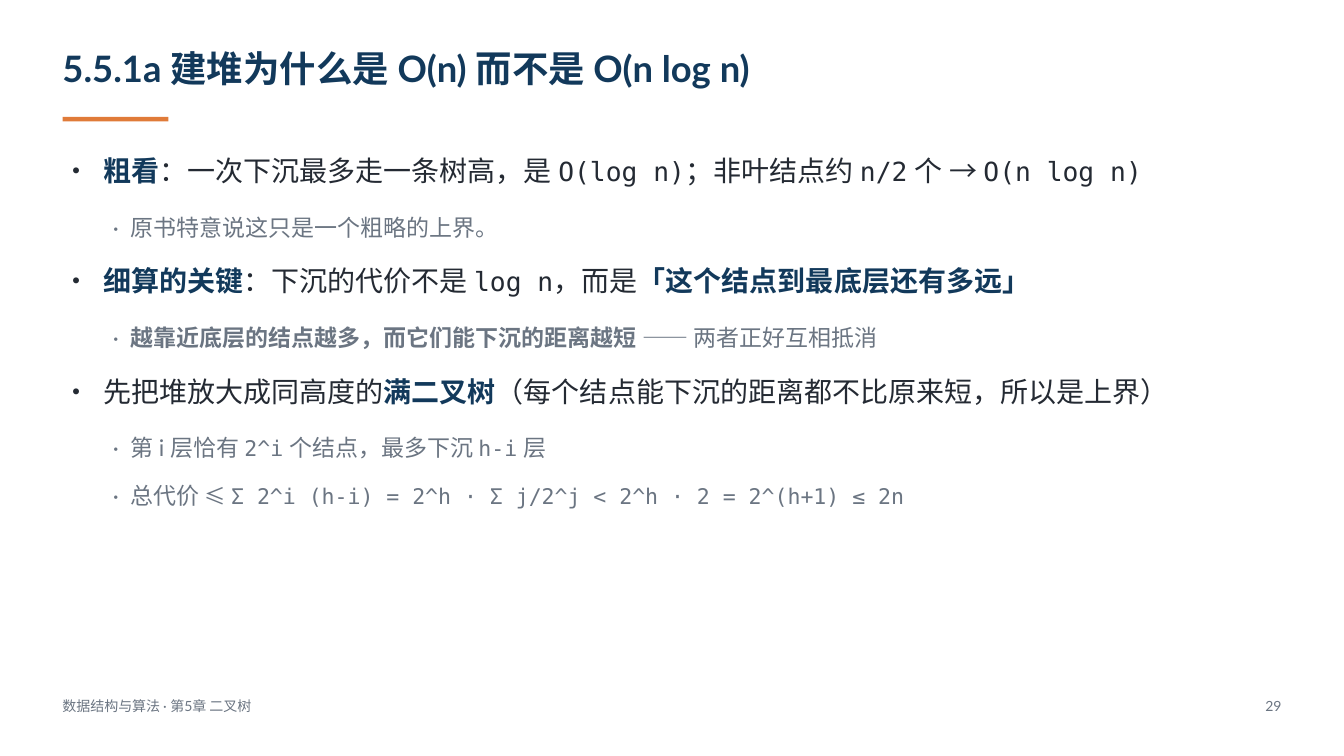
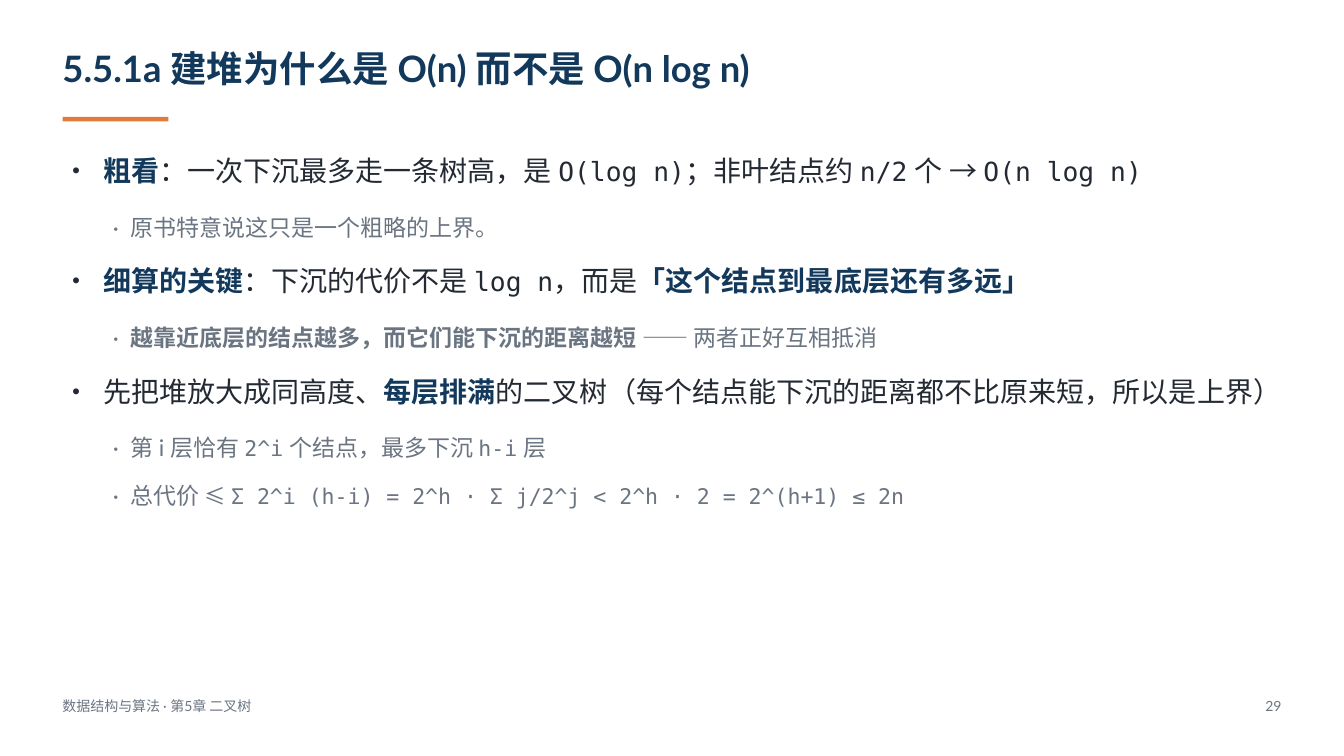
Before and after one commit to GMyhf/dsa-modernization, a slide deck: slide 29 of courseware/DSA_CH05_Binary_Tree.pptx. Drawn at 1344x756 pixels with LibreOffice and Linux fonts; fonts in the diff are those of the drawing. Boxes give left, top, right and bottom in pixels: in the first picture for what was removed or moved away, otherwise in the second. Text is boxed around its words. In the diff, an @@ line names an element or a change of style, - is before the commit and + after.

```diff
--- a/courseware/DSA_CH05_Binary_Tree.pptx
+++ b/courseware/DSA_CH05_Binary_Tree.pptx
@@ text at (103, 378, 1281, 405): text changed @@
-• 先把堆放大成同高度的满二叉树（每个结点能下沉的距离都不比原来短，所以是上界）
+• 先把堆放大成同高度、每层排满的二叉树（每个结点能下沉的距离都不比原来短，所以是上界）
```
Also in this commit, not shown: 1 other slide changed, 32 other files.
